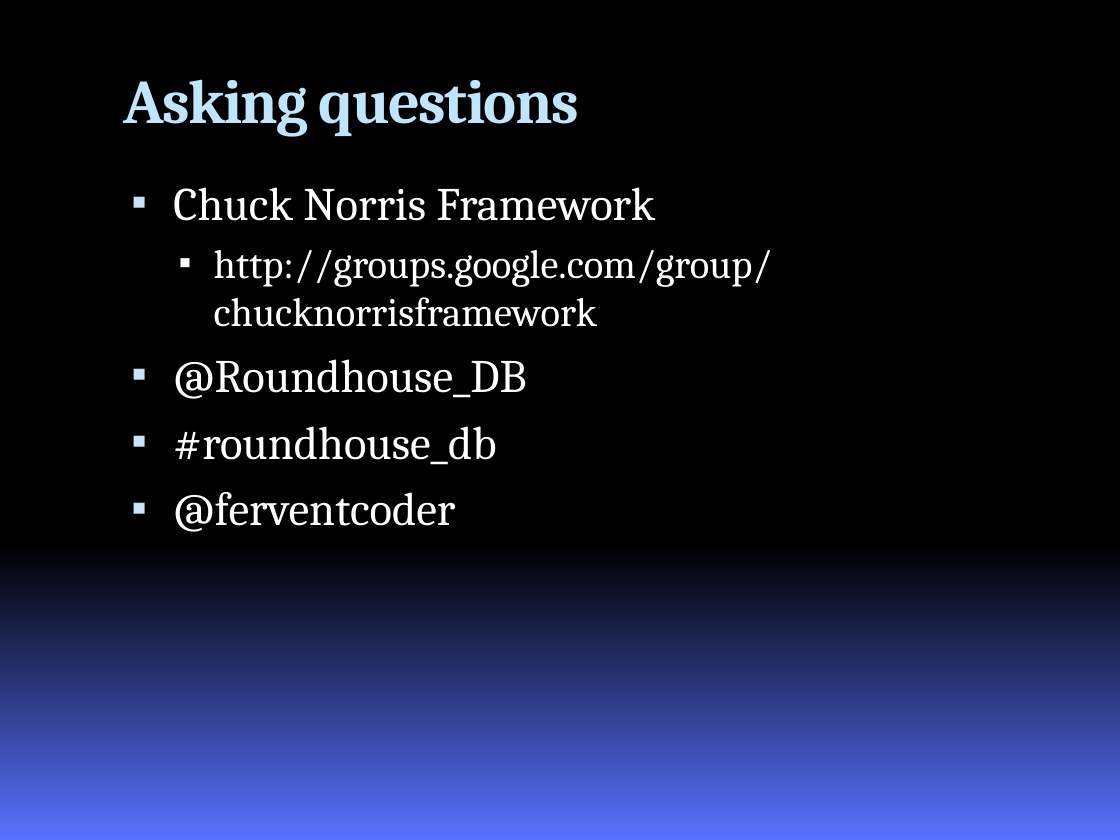
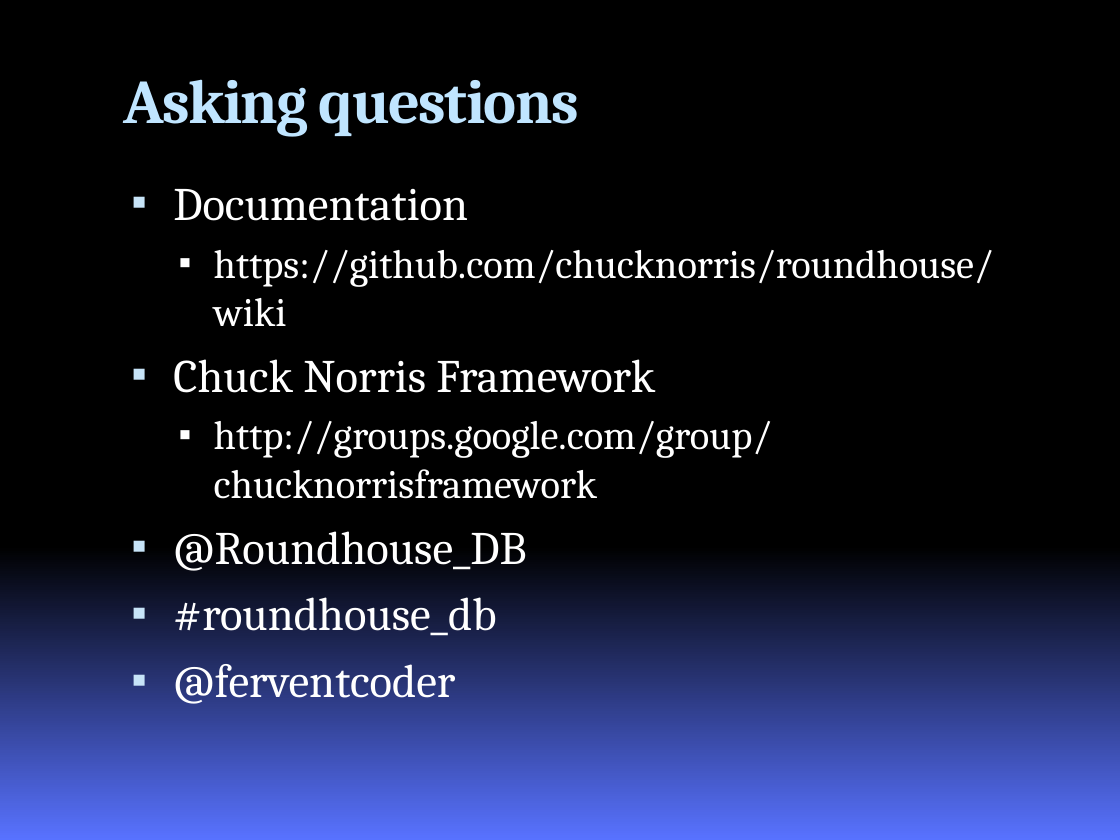
Before and after one commit to chucknorris/roundhouse, a slide deck: slide 18 of docs/RoundhousEPresentation.pptx. Drawn at 1120x840 pixels with LibreOffice and Linux fonts; fonts in the diff are those of the drawing; background and template pictures are left out. Boxes give left, top, right and bottom in pixels: in the first picture for what was removed or moved away, otherwise in the second. Text is boxed around its words. In the diff, an @@ line names an element or a change of style, - is before the commit and + after.

```diff
--- a/docs/RoundhousEPresentation.pptx
+++ b/docs/RoundhousEPresentation.pptx
@@ text at (173, 189, 994, 326): paragraphs added @@
+▪ Documentation
+  ▪ https://github.com/chucknorris/roundhouse/wiki
```
Also in this commit, not shown: 6 other slides changed, 1 other file.
